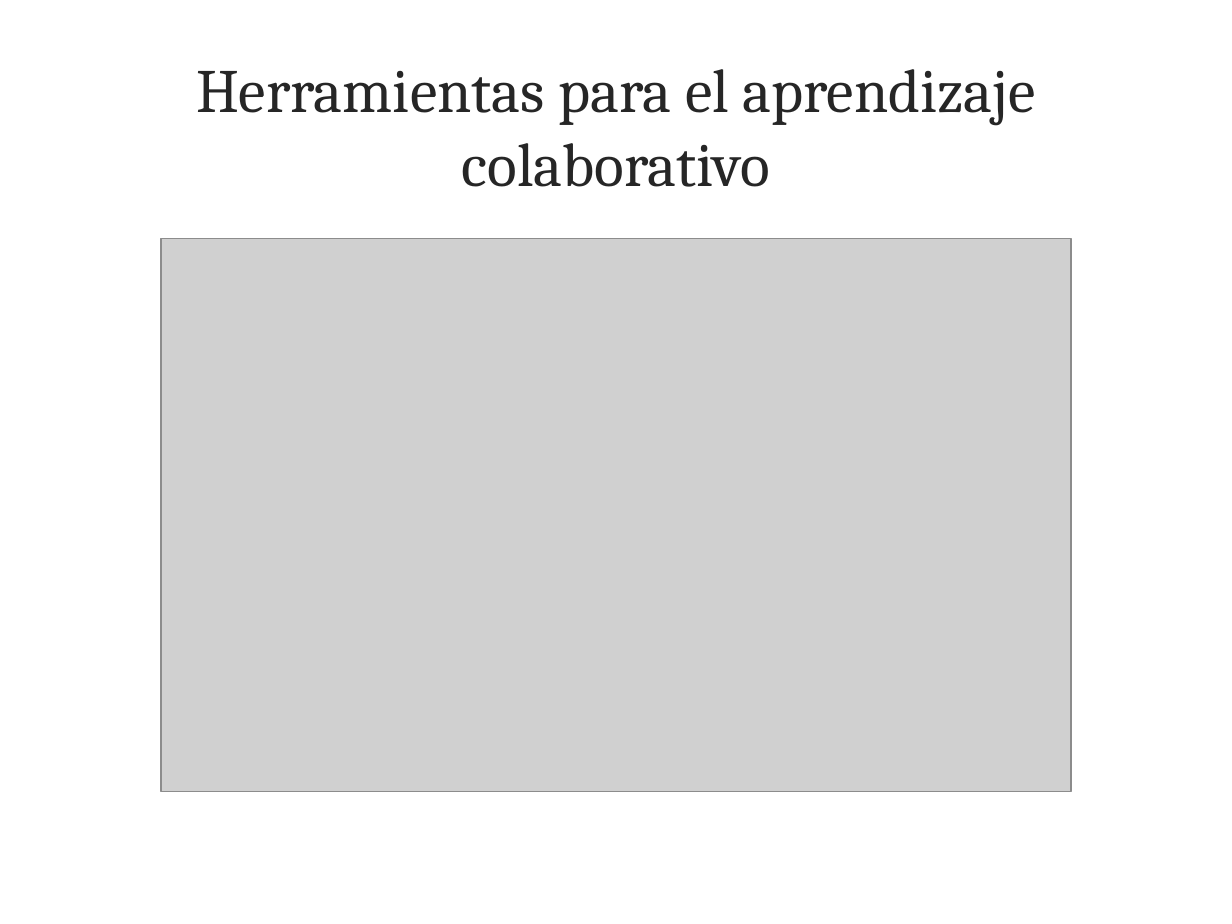
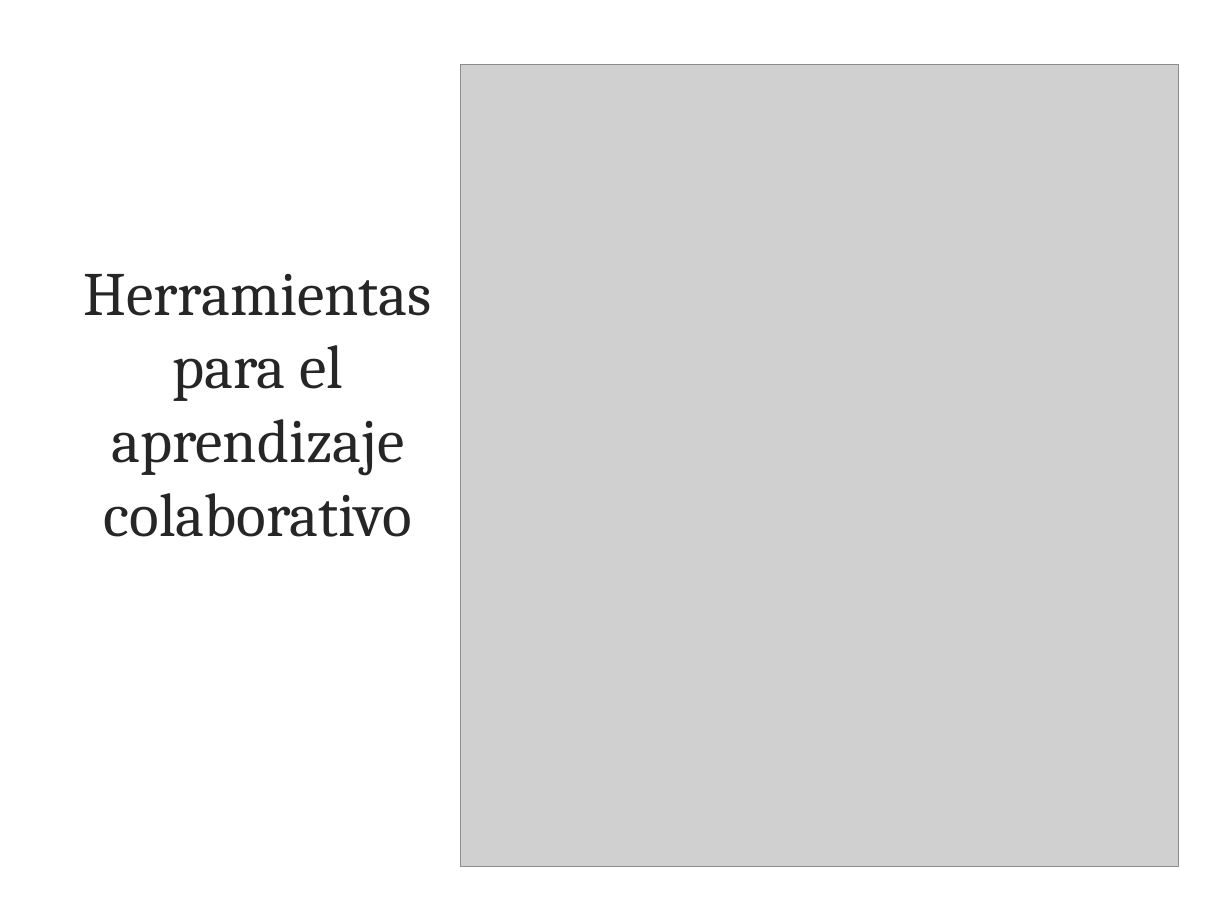
Before and after one commit to leiparov/TesisJigsaw, a slide deck: slide 12 of tesis.pptx (slide 13 before the commit). Drawn at 1232x924 pixels with LibreOffice and Linux fonts; fonts in the diff are those of the drawing; grey boxes stand for pictures; background and template pictures are left out. Boxes give left, top, right and bottom in pixels: in the first picture for what was removed or moved away, otherwise in the second. Text is boxed around its words. In the diff, an @@ line names an element or a change of style, - is before the commit and + after.

```diff
--- a/tesis.pptx
+++ b/tesis.pptx
@@ picture added at <box>461,64,1179,866</box> @@
@@ picture removed at <box>161,239,1072,792</box> @@
@@ title "Herramientas para el aprendizaje colaborativo" rewrapped from <box>196,69,1035,187</box> to <box>84,274,432,537</box> @@
```
Also in this commit, not shown: 3 other slides changed, 11 slides added, 1 slide removed, 3 other files.
